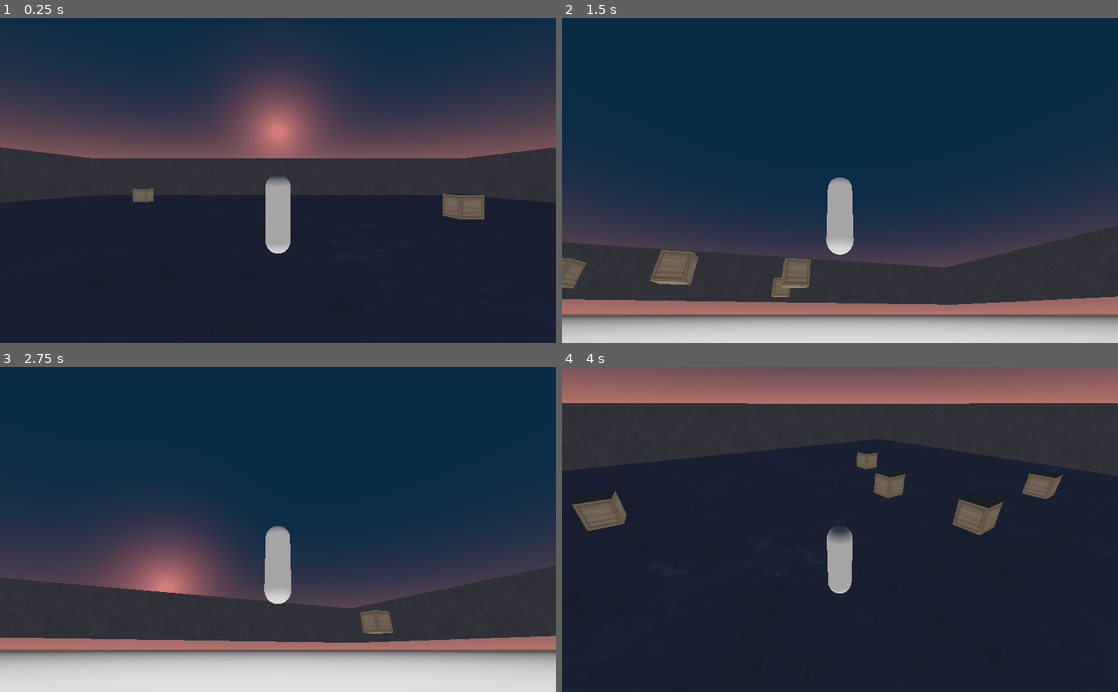
Above: before the commit, frames 1-4 (two rows, left to right).
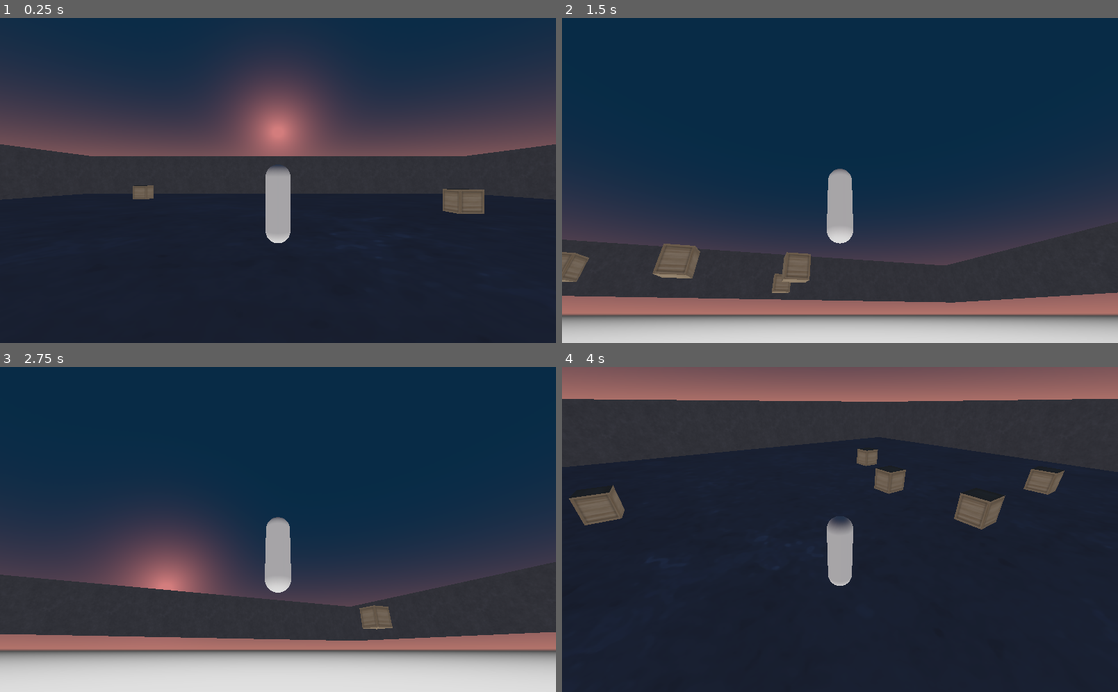
Above: after the commit, the same moments.

Repository: nathansmith339/3d-arpg
Game: Godot game, scene res://Main.tscn
The game is run twice, just before and just after one commit, with the same random seed, the same clock (stepped at 60 frames per second) and the same inputs.
Inputs:
- Up to frame 1 (0.25 s): no input
- Up to frame 2 (1.5 s): tap Enter at 0.5 s; hold Right (ui_right) 0.53-1.28 s; hold Down (ui_down) from 1.28 s (still down)
- Up to frame 3 (2.75 s): tap Space at 2 s; release Down (ui_down) at 2.03 s; hold Right (ui_right) from 2.03 s (still down)
- Up to frame 4 (4 s): release Right (ui_right) at 2.78 s; hold Up (ui_up) 2.78-3.53 s; tap Enter at 3.5 s; hold Left (ui_left) from 3.53 s (still down)

The runs differ from the first frame. In frame 1, 1.6% of the frame differs, in the area x 0-100%, y 38-73%; in frame 2, 2.3%; in frame 3, 2.0%; in frame 4, 2.5%, in the area x 0-100%, y 9-70%.

Commit message:
Camera Cleaned Up
Cleaned all the unussed variables.

Diff:
--- a/Player.tscn
+++ b/Player.tscn
@@ -13,7 +13,7 @@
 
 [node name="Player" type="KinematicBody"]
 script = ExtResource( 1 )
-velocity = Vector3( -8.97, 0, 0 )
+velocity = Vector3( -14.44, 0, 0 )
 
 [node name="CollisionShape" type="CollisionShape" parent="."]
 transform = Transform( 1, 0, 0, 0, -4.37114e-008, -1, 0, 1, -4.37114e-008, 0, 0, 0 )
--- a/Target.gd
+++ b/Target.gd
@@ -2,23 +2,21 @@
 
 const MAX_LOOK_UP_DEG = -30
 const MAX_LOOK_DOWN_DEG = 30
-const MAX_LOOK_LEFT_DEG = 45
-const MAX_LOOK_RIGHT_DEG = -45
 
 var look_speed = 0.02
 
 func _ready():
-    set_physics_process(true)
-    set_as_toplevel(true)
+	set_physics_process(true)
+	set_as_toplevel(false)
 
 func _physics_process(delta):
-    var hor_dir = (int(Input.is_action_pressed("ui_right")) * -1) + int(Input.is_action_pressed("ui_left"))
-    var ver_dir = (int(Input.is_action_pressed("ui_down")) * -1) + int(Input.is_action_pressed("ui_up"))
+	var hor_dir = (int(Input.is_action_pressed("ui_right")) * -1) + int(Input.is_action_pressed("ui_left"))
+	var ver_dir = (int(Input.is_action_pressed("ui_down")) * -1) + int(Input.is_action_pressed("ui_up"))
 
-    if ver_dir != 0 || hor_dir != 0:
-        rotate_object_local(Vector3(-1, 0, 0), look_speed * ver_dir * PI) # rotate in Y first
-        rotate_object_local(Vector3(0, -1, 0), look_speed * hor_dir * PI) # then rotate in X
+	if ver_dir != 0 || hor_dir != 0:
+		rotate_object_local(Vector3(-1, 0, 0), look_speed * ver_dir * PI) # rotate in Y first
+		rotate_object_local(Vector3(0, -1, 0), look_speed * hor_dir * PI) # then rotate in X
 
-        rotation_degrees.x = clamp(rotation_degrees.x, MAX_LOOK_UP_DEG, MAX_LOOK_DOWN_DEG)
-        rotation_degrees.y = rotation_degrees.y
-        rotation_degrees.z = 0
+		rotation_degrees.x = clamp(rotation_degrees.x, MAX_LOOK_UP_DEG, MAX_LOOK_DOWN_DEG)
+		rotation_degrees.y = rotation_degrees.y
+		rotation_degrees.z = 0
Empty file added: Camera.gd
Empty file removed: Spatial.gd
